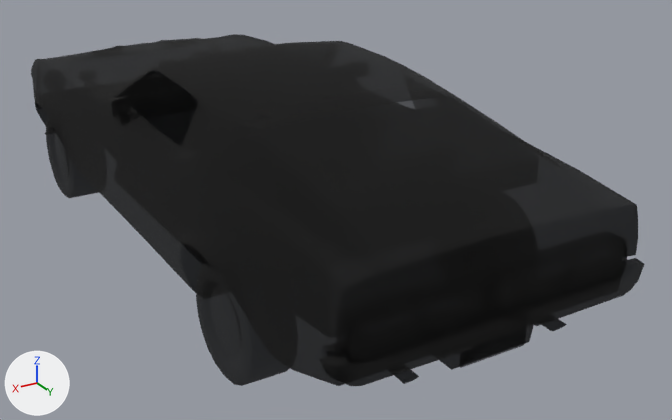
Two versions of the glTF model dealership/public/ford-racing-2/MACH1_AGENT.glb, one commit apart.
One viewpoint serves both versions: a 50 mm camera at (2.39, 5.0, 2.58) aimed at (-0.36, 0.4, 0.28). Lighting does not change. The marker at lower left points along +X, +Y and +Z. The picture after the commit comes second. Where no turn or scale is listed for an object, it has been applied to the vertices. Vertices at exactly the same position are counted once.

Names of what the first picture shows: 'BRAKE_LIGHTS_OFF_0x6b52c.001', 'REVERSE_LIGHTS_OFF_0x6b554.001', 'WHEEL_BACK_RIGHT_0x6b654.001', 'WHEEL_FRONT_RIGHT_0x6b5fc.001', 'tree_node_6b4c4.001'.
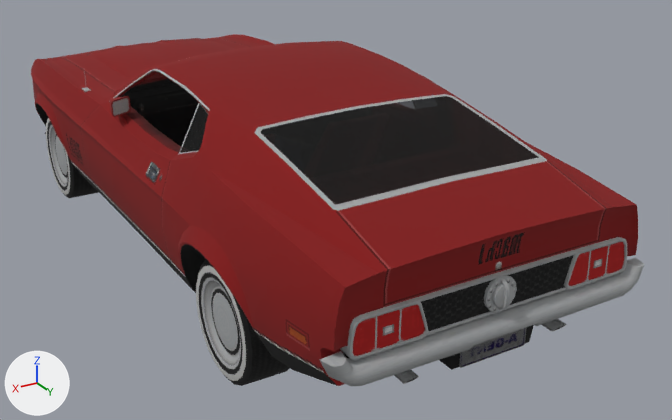
Location of each change, [x1, y1, x2, y2] in pixels of the pictures (672 x 420 px):
'WHEEL_BACK_RIGHT_0x6b654.001', recoloured: [196, 260, 289, 386] in both
'BRAKE_LIGHTS_OFF_0x6b52c.001', recoloured: [353, 242, 624, 356] in both
'WHEEL_FRONT_RIGHT_0x6b5fc.001', recoloured: [46, 117, 99, 198] in both
'REVERSE_LIGHTS_OFF_0x6b554.001', recoloured: [383, 258, 603, 336] in both
part 1 of me_record_001, recoloured: [31, 34, 644, 386] in both

The change in detail:
Picture '1971_512X256' (img_1971_512x256) is new.
Material '1971_512X256' (mat_1971_512x256) is new.
Its texture is img_1971_512x256.
Its roughness is 1.0.
me_record_001 has 1486 vertices, 2651 faces and spans x -0.95..0.95, y -2.42..2.42, z 0.22..1.28.
me_record_001 is used by ob_tree_node_6b4c4_001; location (0.0, 0.0, 0.0).
me_record_001 part 1: 2599 of the faces centred in x -0.95..0.95, y -2.41..2.42, z 0.22..1.28 switch from mat_header_untextured_0x66000000 (black #000000) to mat_1971_512x256 (picture img_1971_512x256).
me_record_002 has 52 vertices, 60 faces and spans x -0.741..0.741, y 2.359, z 0.615..0.771.
me_record_002 no longer uses material mat_header_untextured_0x66000000 (black #000000).
me_record_002 gains material mat_1971_512x256 (picture img_1971_512x256).
me_record_003 has 8 vertices, 4 faces and spans x -0.597..0.597, y 2.359, z 0.669..0.708.
me_record_003 no longer uses material mat_header_untextured_0x66000000 (black #000000).
me_record_003 gains material mat_1971_512x256 (picture img_1971_512x256).
me_record_006 has 142 vertices, 280 faces and spans x -0.129..0.129, y -0.312..0.312, z -0.312..0.313.
me_record_006 no longer uses material mat_header_untextured_0x66000000 (black #000000).
me_record_006 gains material mat_1971_512x256 (picture img_1971_512x256).
me_record_007 has 142 vertices, 280 faces and spans x -0.129..0.129, y -0.312..0.313, z -0.313..0.313.
me_record_007 no longer uses material mat_header_untextured_0x66000000 (black #000000).
me_record_007 gains material mat_1971_512x256 (picture img_1971_512x256).
